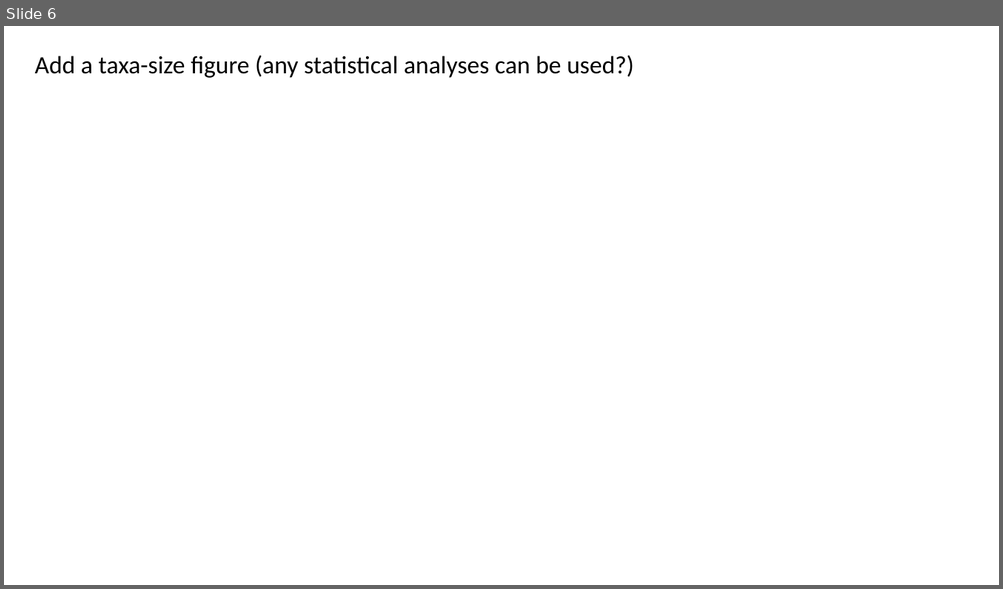
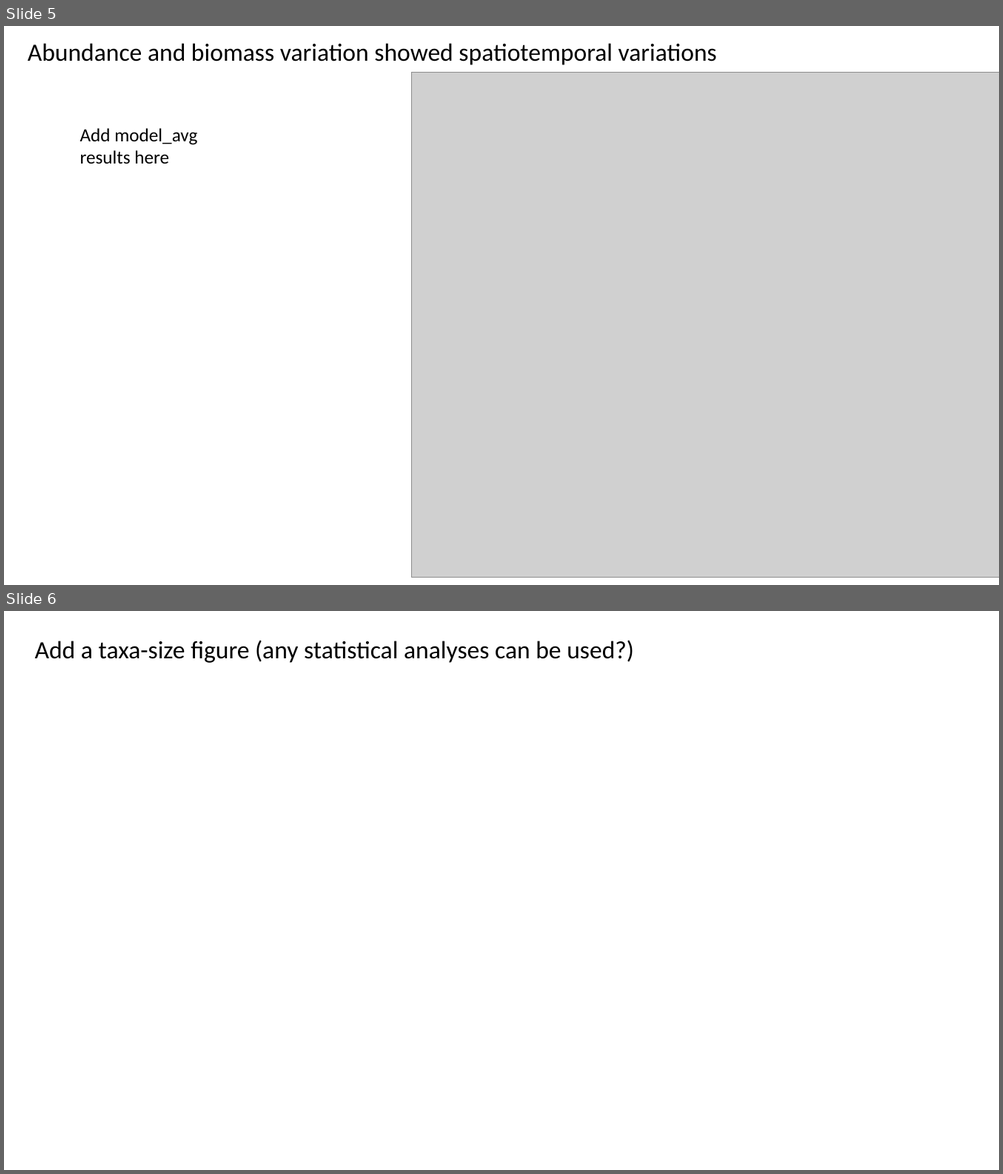
Before and after one commit to chenyenting1998/GRS, a slide deck: ppt/meeting slide.pptx. Shown one above the other, each under a label of ours: slide 6 before the commit, slides 5 and 6 after it. The pictures are 1003x589 and 1003x1174 pixels, drawn with LibreOffice and Linux fonts; fonts in the diff are those of the drawing; grey boxes stand for pictures. Boxes give left, top, right and bottom in pixels: in the first picture for what was removed or moved away, otherwise in the second. Text is boxed around its words. In the diff, an @@ line names an element or a change of style, - is before the commit and + after.

```diff
--- a/ppt/meeting slide.pptx
+++ b/ppt/meeting slide.pptx
@@ slide 5 added at (4,26,999,585), background #FFFFFF @@
@@ text added at (28,43,717,65), 24 pt, text #000000 @@
+Abundance and biomass variation showed spatiotemporal variations
@@ picture added at (412,73,999,578) @@
@@ text added at (80,128,197,164), 18 pt, text #000000 @@
+Add model_avg results here
```
Also in this commit, not shown: 2 slides changed, 3 other slides added, 2 slides removed.
